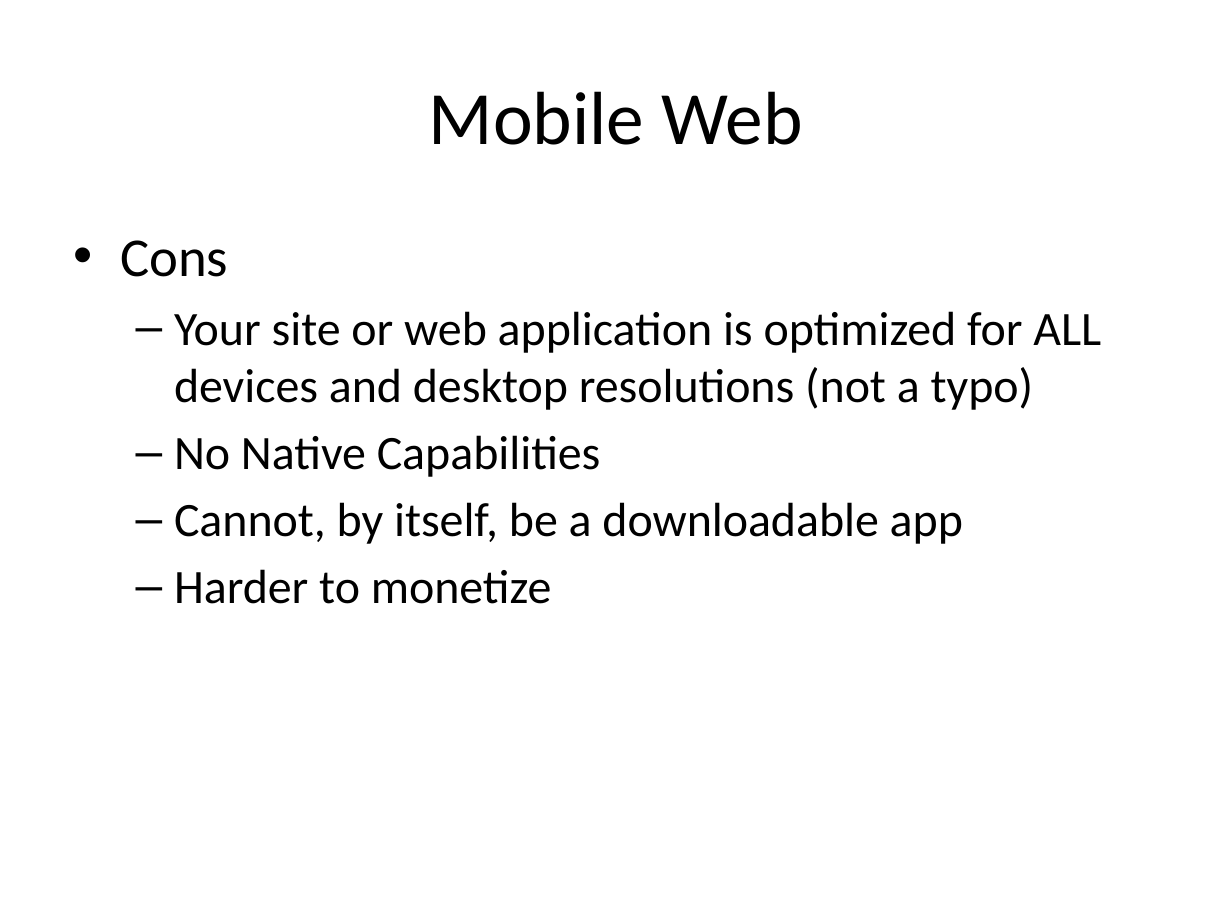
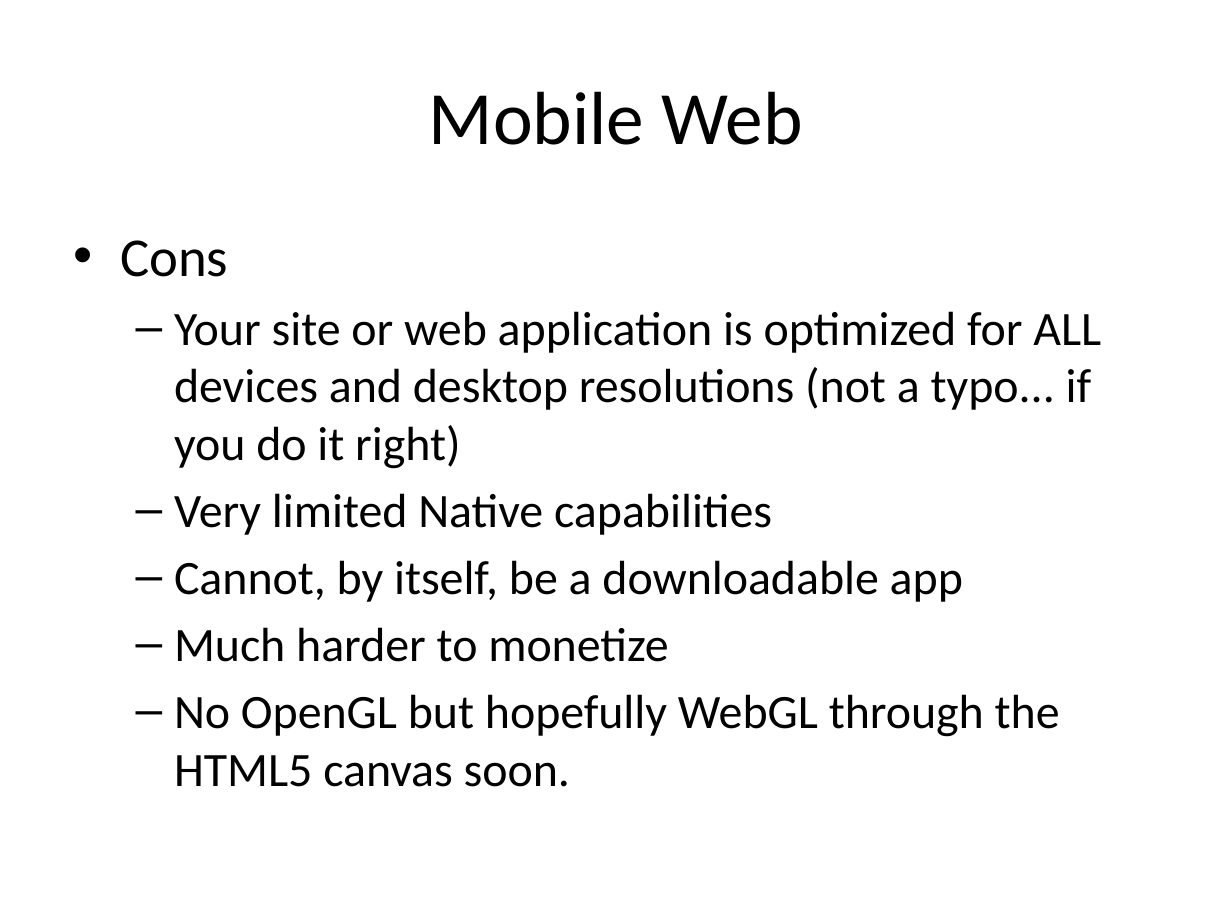
Before and after one commit to dayelostraco/SuperHappyDevDay, a slide deck: slide 35 of SHDD Mobile Presentation.pptx (slide 30 before the commit). Drawn at 1232x924 pixels with LibreOffice and Linux fonts; fonts in the diff are those of the drawing. Boxes give left, top, right and bottom in pixels: in the first picture for what was removed or moved away, otherwise in the second. Text is boxed around its words. In the diff, an @@ line names an element or a change of style, - is before the commit and + after.

```diff
--- a/SHDD Mobile Presentation.pptx
+++ b/SHDD Mobile Presentation.pptx
@@ text at (174, 311, 1101, 535): text changed @@
-  – Your site or web application is optimized for ALL devices and desktop resolutions (not a typo)
-  – No Native Capabilities
+  – Your site or web application is optimized for ALL devices and desktop resolutions (not a typo... if you do it right)
+  – Very limited Native capabilities
@@ text at (174, 627, 1060, 787): text changed @@
-  – Harder to monetize
+  – Much harder to monetize
+  – No OpenGL but hopefully WebGL through the HTML5 canvas soon.
```
Also in this commit, not shown: 19 other slides changed, 7 slides added, 1 slide removed.
